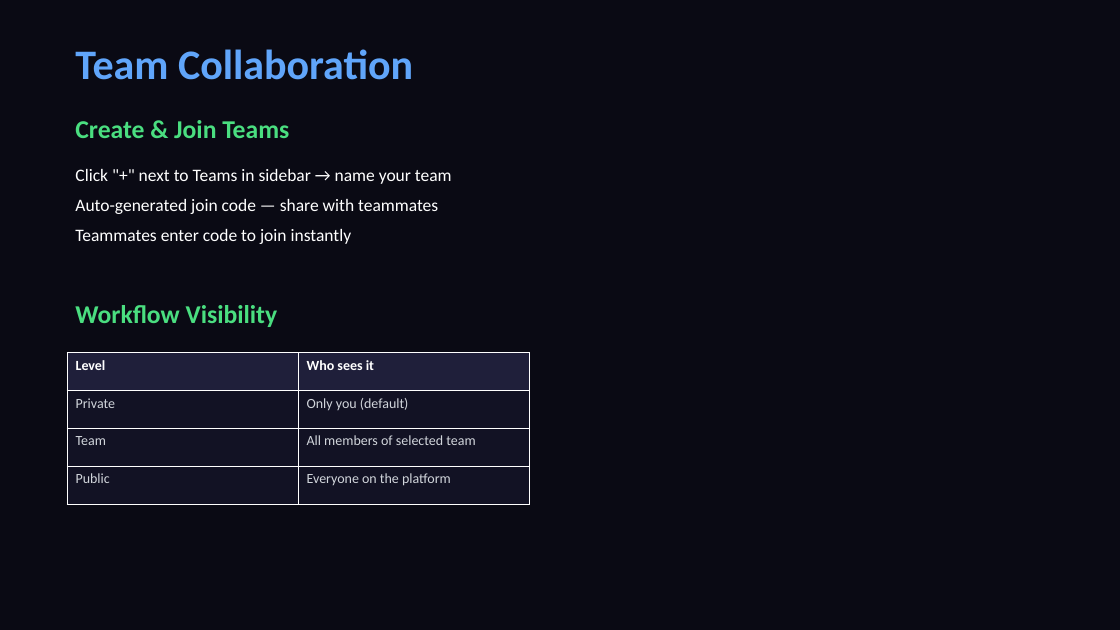
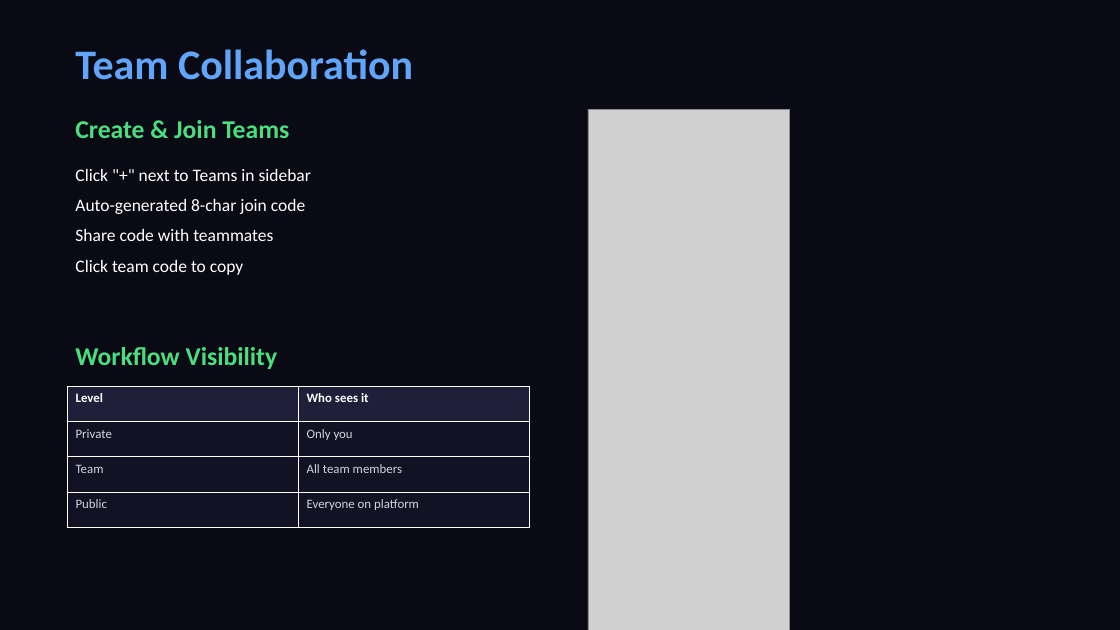
Before and after one commit to gauravz7/canvas, a slide deck: slide 10 of docs/Canvas_Product_Deck.pptx (slide 6 before the commit). Drawn at 1120x630 pixels with LibreOffice and Linux fonts; fonts in the diff are those of the drawing; grey boxes stand for pictures. Boxes give left, top, right and bottom in pixels: in the first picture for what was removed or moved away, otherwise in the second. Text is boxed around its words. In the diff, an @@ line names an element or a change of style, - is before the commit and + after.

```diff
--- a/docs/Canvas_Product_Deck.pptx
+++ b/docs/Canvas_Product_Deck.pptx
@@ picture added at (x1=588, y1=109, x2=790, y2=630) @@
@@ text at (x1=75, y1=169, x2=311, y2=275): text changed @@
-Click "+" next to Teams in sidebar → name your team
-Auto-generated join code — share with teammates
-Teammates enter code to join instantly
+Click "+" next to Teams in sidebar
+Auto-generated 8-char join code
+Share code with teammates
+Click team code to copy
@@ text "Workflow Visibility" moved from (x1=75, y1=305, x2=278, y2=327) to (x1=75, y1=347, x2=278, y2=369) @@
@@ table at (x1=67, y1=386, x2=529, y2=528) @@
-row 2, column 2: Only you (default)
+row 2, column 2: Only you
-row 3, column 2: All members of selected team
+row 3, column 2: All team members
-row 4, column 2: Everyone on the platform
+row 4, column 2: Everyone on platform
@@ size 12 to 11 pt in "Level", "Who sees it", "Private", "Team" and 1 more places @@
@@ table resized from (x1=67, y1=353, x2=529, y2=504) to (x1=67, y1=386, x2=529, y2=528) @@
```
Also in this commit, not shown: 11 other slides changed, 2 slides added, 3 slides removed, 11 other files.
